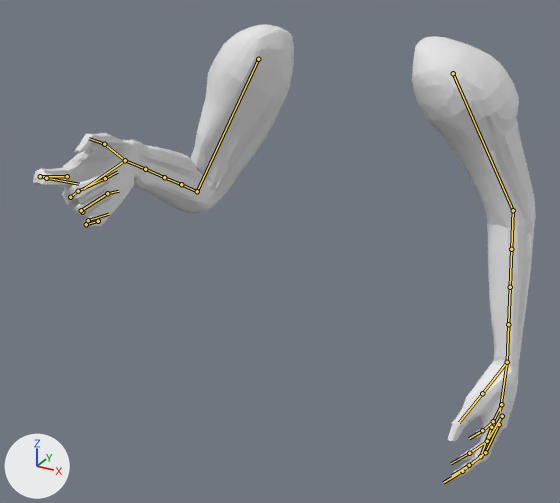
The FBX model Animations/Player/FP_Character/SK_FP_Fire.fbx as it was, and as the next commit left it.
One viewpoint serves both versions: a 50 mm camera at (0.863, -1.957, 1.351) aimed at (-0.051, -0.297, 0.52). Arrows for +X, +Y and +Z are at lower left; the lights stay in place. The older version comes first. Both versions are drawn at frame 7 of the action 'Scene'; the numbers are the values there. The bones that change, and the others that lie on the model, are drawn over the model as lines.

The first picture shows 'Arms_objects'.
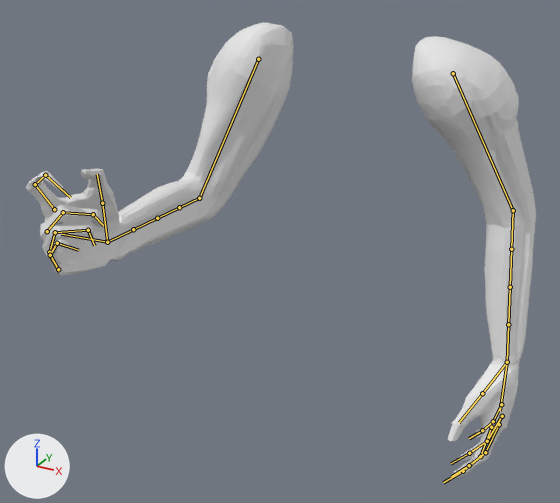
The edits, one by one:
Bone 'Upper_R' (bone_upper_r) turns from (-34, 18, -11) to (-40, 11, -14) degrees about its own x, y and z.
Bone 'Lower_1_R' (bone_lower_1_r) turns from (-63, -10, -18) to (-33, -2, -11) degrees about its own x, y and z.
Bone 'Lower_4_R' (bone_lower_4_r) turns from (0, 4, 0) to (0, 3, 0) degrees about its own x, y and z.
Bone 'Hand_R' (bone_hand_r) turns from (39, -2, 24) to (-27, 4, 15) degrees about its own x, y and z.
Bone 'Lower_1_L' (bone_lower_1_l) turns from (0, 2, 0) to (0, 9, 0) degrees about its own x, y and z.
Bone 'Lower_2_L' (bone_lower_2_l) turns from (0, 0, 0) to (0, 6, 0) degrees about its own x, y and z.
Bone 'Lower_3_L' (bone_lower_3_l) turns from (0, -1, 0) to (0, 3, 0) degrees about its own x, y and z.
Bone 'Hand_L' (bone_hand_l) turns from (-2, -7, -2) to (-4, -25, 0) degrees about its own x, y and z.

Changed parts and their boxes [x1, y1, x2, y2] in the pictures (560 x 503 px):
'Arms_objects', posed: before [33, 24, 536, 480]; after [26, 23, 536, 480]
bone 'Upper_R', root to tip: before (258, 59) to (197, 191); after (258, 59) to (199, 198)
bone 'Lower_1_R', root to tip: before (197, 191) to (181, 184); after (199, 198) to (179, 207)
bone 'Lower_4_R', root to tip: before (145, 169) to (125, 160); after (133, 229) to (107, 242)
bone 'Hand_R', root to tip: before (125, 160) to (83, 189); after (107, 242) to (61, 234)
